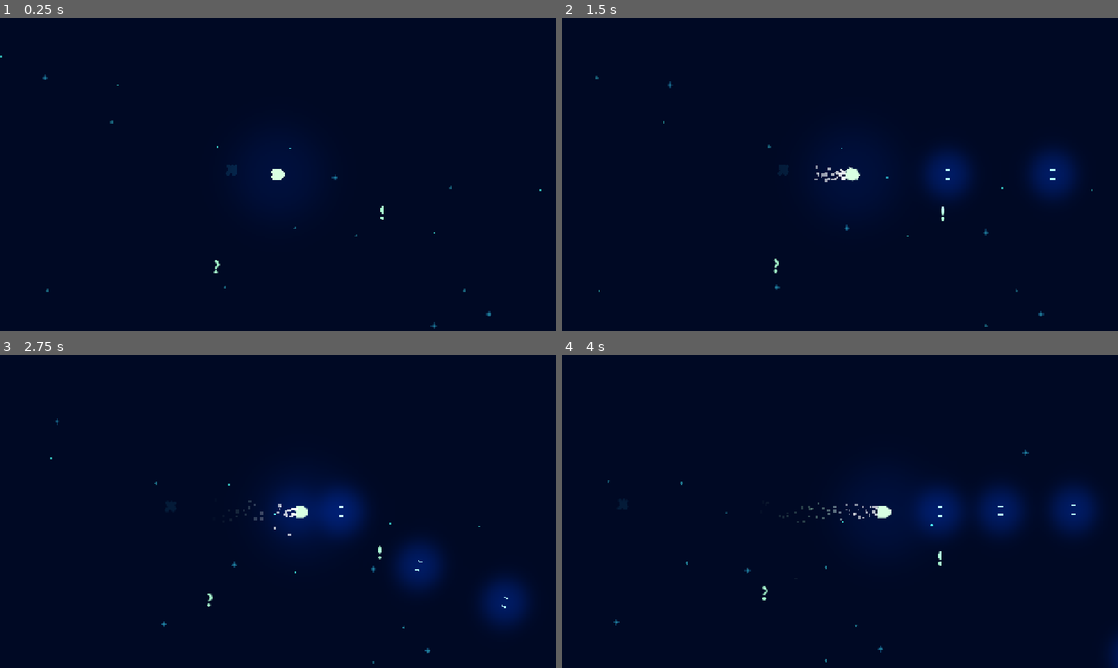
Above: before the commit, frames 1-4 (two rows, left to right).
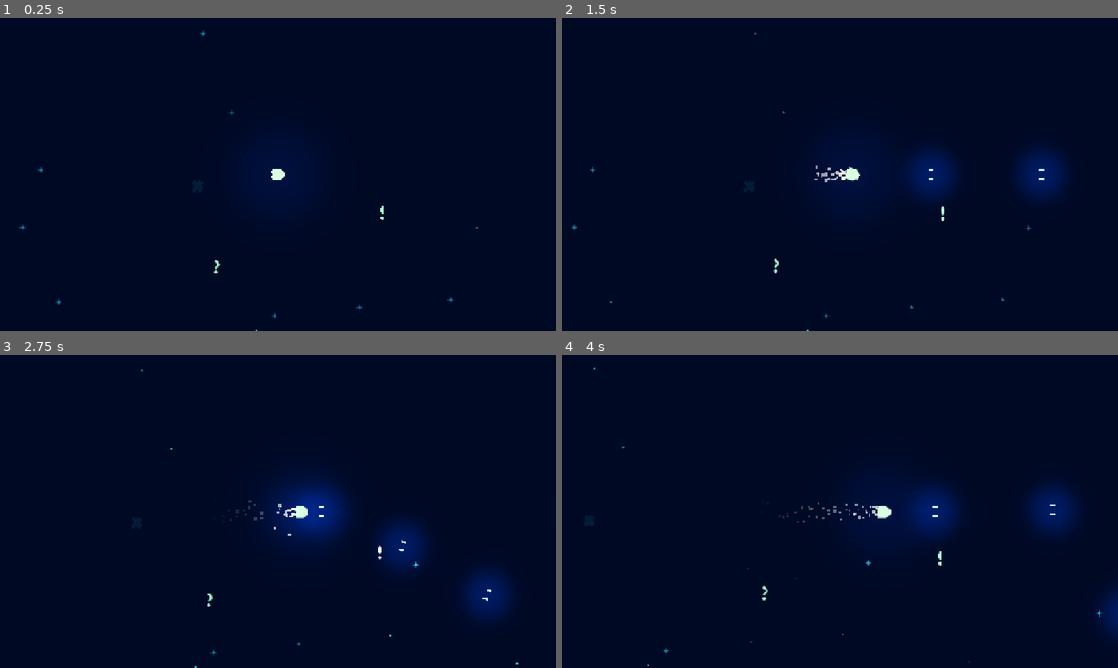
Above: after the commit, the same moments.

Repository: 95jonpet/ld58
Game: Godot game, scene res://main.tscn
Two runs of this game, one before a commit and one after it. Both use one fixed random seed, a clock stepped at 60 frames per second and the inputs below.
Inputs:
- Up to frame 1 (0.25 s): no input
- Up to frame 2 (1.5 s): tap Enter at 0.5 s; hold W (accelerate) 0.53-1.28 s; hold Space (shoot, bound only after the commit) 0.53-1.28 s; tap D (rotate_clockwise) at 1.35 s
- Up to frame 3 (2.75 s): tap Space (shoot, bound only after the commit) at 1.55 s; hold W (accelerate) from 2.03 s (still down); hold Space (shoot, bound only after the commit) from 2.03 s (still down); tap A (rotate_counter_clockwise) at 2.1 s
- Up to frame 4 (4 s): release Space (shoot, bound only after the commit) at 2.78 s; tap Space (shoot, bound only after the commit) at 2.85 s; release W (accelerate) at 3.53 s; hold Space (shoot, bound only after the commit) from 3.53 s (still down)

The runs differ from the first frame. In frame 1, 0.2% of the frame differs, in the area x 0-98%, y 4-100%; in frame 2, 1.2%; in frame 3, 3.2%, in the area x 9-95%, y 4-100%; in frame 4, 2.4%.

Commit message:
Add bounds

Diff:
--- a/game/camera.gd
+++ b/game/camera.gd
@@ -18,3 +18,14 @@
 	global_position = current_position
 	if global_position != old_position:
 		Events.camera_moved.emit(self, old_position, global_position)
+
+
+func snap_to_position(snap_position: Vector2) -> void:
+	position_smoothing_enabled = false
+
+	position = snap_position
+	current_position = snap_position
+	target_position = snap_position
+
+	await get_tree().create_timer(0.1).timeout
+	position_smoothing_enabled = true
--- a/game/game.gd
+++ b/game/game.gd
@@ -1,13 +1,21 @@
 class_name Game
 extends Node
 
-const GAME_SIZE: int = 1024
-const NEBULA_COUNT: int = 16
-const STAR_COUNT: int = 256
+const GAME_SIZE: int = 2048
+const NEBULA_COUNT: int = 64
+const STAR_COUNT: int = 512
 const INDICATOR_DISTANCE: int = 128
+const BORDER_SIZE: int = 1024
 const NEBULA: PackedScene = preload("res://environment/nebula.tscn")
 const STAR: PackedScene = preload("res://environment/star.tscn")
 const SALVAGE_SCENE: PackedScene = preload("res://salvage/salvage.tscn")
+const PLAYER_HURT: AudioStream = preload("res://player/player_hurt.wav")
+
+@onready var background: ColorRect = $Background
+@onready var north_border: ColorRect = $Borders/NorthBorder
+@onready var south_border: ColorRect = $Borders/SouthBorder
+@onready var east_border: ColorRect = $Borders/EastBorder
+@onready var west_border: ColorRect = $Borders/WestBorder
 
 @onready var camera: Camera = $Camera
 @onready var player: Player = $Player
@@ -17,6 +25,7 @@
 @onready var salvage_indicator: Sprite2D = $Camera/SalvageIndicator
 @onready var danger_indicator: Sprite2D = $Camera/DangerIndicator
 @onready var missile_platform: MissilePlatform = $MissilePlatform
+@onready var out_of_area_timer: Timer = $OutOfAreaTimer
 
 
 func _ready() -> void:
@@ -25,12 +34,39 @@
 	_generate_salvage()
 	_generate_missile_plattform()
 
+	background.position = Vector2(-BORDER_SIZE, -BORDER_SIZE)
+	background.size = Vector2(GAME_SIZE + BORDER_SIZE * 2, GAME_SIZE + BORDER_SIZE * 2)
+
+	north_border.position = Vector2(0, -BORDER_SIZE)
+	north_border.size = Vector2(GAME_SIZE, BORDER_SIZE)
+	south_border.position = Vector2(0, GAME_SIZE)
+	south_border.size = Vector2(GAME_SIZE, BORDER_SIZE)
+	east_border.position = Vector2(GAME_SIZE, -BORDER_SIZE)
+	east_border.size = Vector2(BORDER_SIZE, GAME_SIZE + BORDER_SIZE * 2)
+	west_border.position = Vector2(-BORDER_SIZE, -BORDER_SIZE)
+	west_border.size = Vector2(BORDER_SIZE, GAME_SIZE + BORDER_SIZE * 2)
+
+	player.position = Vector2(GAME_SIZE / 2.0, GAME_SIZE / 2.0)
+	camera.snap_to_position(player.position)
+
 func _process(delta: float) -> void:
 	camera.target_position = player.global_position
 	camera.offset = ScreenShake.get_noise_offset(delta)
 
 	_update_indicator(salvage_indicator, salvage.global_position)
 	_update_indicator(danger_indicator, missile_platform.global_position)
+
+	var game_area := Rect2(0, 0, GAME_SIZE, GAME_SIZE)
+	var player_in_game_area := game_area.has_point(player.position)
+	north_border.color.a = 0.25 if player_in_game_area else 0.5
+	south_border.color.a = 0.25 if player_in_game_area else 0.5
+	east_border.color.a = 0.25 if player_in_game_area else 0.5
+	west_border.color.a = 0.25 if player_in_game_area else 0.5
+
+	if player_in_game_area:
+		out_of_area_timer.stop()
+	elif out_of_area_timer.is_stopped():
+		out_of_area_timer.start()
 
 func _on_salvage_collected() -> void:
 	_generate_salvage()
@@ -55,13 +91,13 @@
 	var side: String = ["north", "south", "east", "west"].pick_random() as String
 	match side:
 		"north":
-			missile_platform.position = Vector2(randi_range(-GAME_SIZE, GAME_SIZE), -GAME_SIZE)
+			missile_platform.position = Vector2(randi_range(0, GAME_SIZE), 0)
 		"south":
-			missile_platform.position = Vector2(randi_range(-GAME_SIZE, GAME_SIZE), GAME_SIZE)
+			missile_platform.position = Vector2(randi_range(0, GAME_SIZE), GAME_SIZE)
 		"east":
-			missile_platform.position = Vector2(GAME_SIZE, randi_range(-GAME_SIZE, GAME_SIZE))
+			missile_platform.position = Vector2(GAME_SIZE, randi_range(0, GAME_SIZE))
 		"west":
-			missile_platform.position = Vector2(-GAME_SIZE, randi_range(-GAME_SIZE, GAME_SIZE))
+			missile_platform.position = Vector2(0, randi_range(0, GAME_SIZE))
 
 func _generate_salvage() -> void:
 	salvage.queue_free()
@@ -69,17 +105,14 @@
 	salvage = SALVAGE_SCENE.instantiate() as Salvage
 	salvage.salvage_collected.connect(_on_salvage_collected)
 	add_child(salvage)
-	salvage.position = Vector2i(
-		randi_range(-GAME_SIZE, GAME_SIZE),
-		randi_range(-GAME_SIZE, GAME_SIZE)
-	)
+	salvage.position = Vector2i(randi_range(0, GAME_SIZE), randi_range(0, GAME_SIZE))
 
 func _generate_nebulae() -> void:
 	for _i in range(0, NEBULA_COUNT):
 		var nebula := NEBULA.instantiate() as Node2D
 		nebula.position = Vector2i(
-			randi_range(-GAME_SIZE, GAME_SIZE),
-			randi_range(-GAME_SIZE, GAME_SIZE)
+			randi_range(-BORDER_SIZE, GAME_SIZE + BORDER_SIZE),
+			randi_range(-BORDER_SIZE, GAME_SIZE + BORDER_SIZE)
 		)
 		nebulae.add_child(nebula)
 
@@ -87,10 +120,14 @@
 	for _i in range(0, STAR_COUNT):
 		var star := STAR.instantiate() as Node2D
 		star.position = Vector2i(
-			randi_range(-GAME_SIZE, GAME_SIZE),
-			randi_range(-GAME_SIZE, GAME_SIZE)
+			randi_range(-BORDER_SIZE, GAME_SIZE + BORDER_SIZE),
+			randi_range(-BORDER_SIZE, GAME_SIZE + BORDER_SIZE)
 		)
 		stars.add_child(star)
 
 func _on_timer_timeout() -> void:
 	_generate_missile_plattform()
+
+func _on_out_of_area_timer_timeout() -> void:
+	AudioPlayer.play(PLAYER_HURT)
+	ScreenShake.apply_shake(25)
--- a/game/game.tscn
+++ b/game/game.tscn
@@ -11,23 +11,36 @@
 [node name="Game" type="Node"]
 script = ExtResource("1_l1rk1")
 
+[node name="Background" type="ColorRect" parent="."]
+offset_right = 1280.0
+offset_bottom = 720.0
+color = Color(0, 0.03529412, 0.14117648, 1)
+
+[node name="Borders" type="Node2D" parent="."]
+
+[node name="NorthBorder" type="ColorRect" parent="Borders"]
+offset_top = -1024.0
+offset_right = 1280.0
+color = Color(0, 0, 0, 1)
+
+[node name="SouthBorder" type="ColorRect" parent="Borders"]
+offset_top = -1024.0
+offset_right = 1280.0
+color = Color(0, 0, 0, 1)
+
+[node name="EastBorder" type="ColorRect" parent="Borders"]
+offset_top = -1024.0
+offset_right = 1280.0
+color = Color(0, 0, 0, 1)
+
+[node name="WestBorder" type="ColorRect" parent="Borders"]
+offset_top = -1024.0
+offset_right = 1280.0
+color = Color(0, 0, 0, 1)
+
 [node name="Camera" type="Camera2D" parent="."]
 position_smoothing_enabled = true
 script = ExtResource("2_h7iqs")
-
-[node name="Background" type="ColorRect" parent="Camera"]
-anchors_preset = 8
-anchor_left = 0.5
-anchor_top = 0.5
-anchor_right = 0.5
-anchor_bottom = 0.5
-offset_left = -640.0
-offset_top = -360.0
-offset_right = 640.0
-offset_bottom = 360.0
-grow_horizontal = 2
-grow_vertical = 2
-color = Color(0, 0.03529412, 0.14117648, 1)
 
 [node name="SalvageIndicator" type="Sprite2D" parent="Camera"]
 texture = ExtResource("5_dxrkv")
@@ -51,4 +64,7 @@
 wait_time = 10.0
 autostart = true
 
+[node name="OutOfAreaTimer" type="Timer" parent="."]
+
 [connection signal="timeout" from="Timer" to="." method="_on_timer_timeout"]
+[connection signal="timeout" from="OutOfAreaTimer" to="." method="_on_out_of_area_timer_timeout"]
--- a/missile/missile_platform.gd
+++ b/missile/missile_platform.gd
@@ -12,4 +12,5 @@
 	add_sibling(missile)
 	missile.position = position
 	missile.rotation = global_position.direction_to(Globals.player_position).angle()
+	missile.rotation += randf_range(-deg_to_rad(2), deg_to_rad(2))
 	missile.velocity = Vector2.from_angle(missile.rotation) * MISSILE_SPEED
--- a/player/player.gd
+++ b/player/player.gd
@@ -6,13 +6,20 @@
 const ACCELERATION: float = 1.0
 const PLAYER_LASER_SPEED: float = 256.0
 const PLAYER_LASER_SCENE: PackedScene = preload("res://player/player_laser.tscn")
+const PLAYER_LASER_SHOOT: AudioStream = preload("res://player/player_laser_shoot.wav")
 
+var _laser_ready: bool = true
+@onready var _laser_timer: Timer = $LaserTimer
 @onready var _laser_emitters: Node = $LaserEmitters
+@onready var _engine_sound: AudioStreamPlayer = $EngineSound
 @onready var _engine_particles: Array[GPUParticles2D] = [
 	$EngineParticles1,
 	$EngineParticles2,
 ]
 
+func _process(_delta: float) -> void:
+	if Input.is_action_pressed("shoot"):
+		_shoot_lasers()
 
 func _physics_process(delta: float) -> void:
 	# Update the player's movement.
@@ -22,22 +29,34 @@
 		velocity += Vector2.from_angle(rotation) * ACCELERATION * delta
 		velocity = velocity.normalized() * min(velocity.length(), MAX_SPEED)
 		_set_engine_particle_state(true)
+		_engine_sound.pitch_scale = 0.85 + (velocity.length() / MAX_SPEED) * 2
+		if not _engine_sound.playing:
+			_engine_sound.play()
+	else:
+		_engine_sound.stop()
 
 	if move_and_collide(velocity):
 		print_debug("TODO: Handle collisions")
 		get_tree().reload_current_scene()
 	Globals.player_position = global_position
 
-func _on_timer_timeout() -> void:
-	_shoot_lasers()
+func _on_laser_timer_timeout() -> void:
+	_laser_ready = true
 
 func _set_engine_particle_state(emitting: bool) -> void:
 	for emitter in _engine_particles:
 		emitter.emitting = emitting
 
 func _shoot_lasers() -> void:
+	if not _laser_ready:
+		return
+
+	AudioPlayer.play(PLAYER_LASER_SHOOT)
 	for emitter in _laser_emitters.get_children():
 		_shoot_laser(emitter as Marker2D)
+
+	_laser_ready = false
+	_laser_timer.start()
 
 func _shoot_laser(emitter: Marker2D) -> void:
 	var laser: PlayerLaser = PLAYER_LASER_SCENE.instantiate() as PlayerLaser
--- a/player/player.tscn
+++ b/player/player.tscn
@@ -1,8 +1,9 @@
-[gd_scene load_steps=7 format=3 uid="uid://8etr0pvjg274"]
+[gd_scene load_steps=8 format=3 uid="uid://8etr0pvjg274"]
 
 [ext_resource type="Texture2D" uid="uid://chpdw03oajjxp" path="res://player/player.png" id="1_oul6g"]
 [ext_resource type="Script" uid="uid://b1qb3tsvq6sm8" path="res://player/player.gd" id="1_rkbax"]
 [ext_resource type="PackedScene" uid="uid://dos3i3hepcvus" path="res://player/player_engine_particles.tscn" id="3_yw30f"]
+[ext_resource type="AudioStream" uid="uid://cl7sq737rqy7y" path="res://player/player_engine_sound.wav" id="4_qjkh3"]
 [ext_resource type="Texture2D" uid="uid://bfw556g483o" path="res://environment/light.png" id="4_yw30f"]
 
 [sub_resource type="RectangleShape2D" id="RectangleShape2D_oul6g"]
@@ -30,6 +31,11 @@
 [node name="CollisionShape2D" type="CollisionShape2D" parent="."]
 shape = SubResource("RectangleShape2D_oul6g")
 
+[node name="EngineSound" type="AudioStreamPlayer" parent="."]
+stream = ExtResource("4_qjkh3")
+volume_db = -3.0
+bus = &"Sound"
+
 [node name="EngineParticles1" parent="." instance=ExtResource("3_yw30f")]
 position = Vector2(-7, -3)
 
@@ -43,9 +49,8 @@
 [node name="CollisionShape2D" type="CollisionShape2D" parent="Grappler"]
 shape = SubResource("CircleShape2D_yw30f")
 
-[node name="Timer" type="Timer" parent="."]
+[node name="LaserTimer" type="Timer" parent="."]
 wait_time = 0.5
-autostart = true
 
 [node name="LaserEmitters" type="Node2D" parent="."]
 
@@ -55,4 +60,4 @@
 [node name="Marker2D2" type="Marker2D" parent="LaserEmitters"]
 position = Vector2(5, 5)
 
-[connection signal="timeout" from="Timer" to="." method="_on_timer_timeout"]
+[connection signal="timeout" from="LaserTimer" to="." method="_on_laser_timer_timeout"]
--- a/project.godot
+++ b/project.godot
@@ -14,6 +14,10 @@
 run/main_scene="uid://dt6ppitfyt5xk"
 config/features=PackedStringArray("4.5", "GL Compatibility")
 config/icon="res://settings/icon.svg"
+
+[audio]
+
+buses/default_bus_layout="uid://dsnbpajnb4pe"
 
 [autoload]
 
@@ -53,6 +57,12 @@
 , Object(InputEventJoypadMotion,"resource_local_to_scene":false,"resource_name":"","device":-1,"axis":1,"axis_value":-1.0,"script":null)
 ]
 }
+shoot={
+"deadzone": 0.2,
+"events": [Object(InputEventKey,"resource_local_to_scene":false,"resource_name":"","device":-1,"window_id":0,"alt_pressed":false,"shift_pressed":false,"ctrl_pressed":false,"meta_pressed":false,"pressed":false,"keycode":0,"physical_keycode":32,"key_label":0,"unicode":32,"location":0,"echo":false,"script":null)
+, Object(InputEventJoypadButton,"resource_local_to_scene":false,"resource_name":"","device":-1,"button_index":0,"pressure":0.0,"pressed":false,"script":null)
+]
+}
 
 [rendering]
 
Not shown, added: player/player_engine_sound.wav.import
Not shown, added: player/player_hurt.wav.import
Not shown, added: player/player_laser_shoot.wav.import
Not shown, added: player/player_engine_sound.wav
Not shown, added: player/player_hurt.wav
Not shown, added: player/player_laser_shoot.wav
